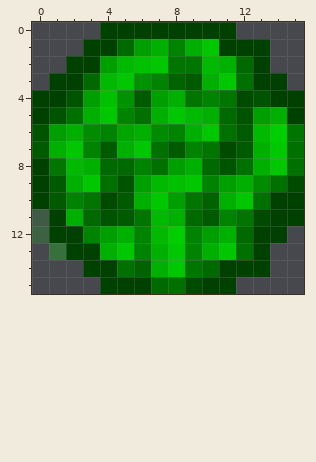
File history of a pixel-art sprite, Through The Hourglass.gmx/sprites/images/spr_pickler_0.png. The picture above was drawn from the file before the commit.
The file is 16x16 pixels. Pixels under 10% opacity are left out. Colours within 5 levels of each other are drawn and written as one.
The same view after the edit:
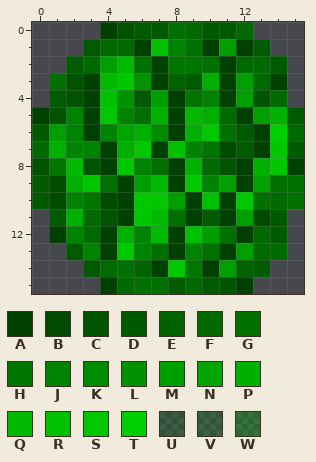
Palette (. is transparent): A #004000  B #004b00  C #005400  D #005a00  E #006300  F #006a00  G #007000  H #007600  J #008300  K #008b00  L #009200  M #009f00  N #00a500  P #00b000  Q #00b900  R #00c100  S #00c700  T #00ce00  U #00ff001b  V #00ff0023  W #00ff0039
Diff:
y 0: x 5..12 AAAAAAA. -> CDDGFDDF
y 1: x 3..4 AA -> DF; x 6..7 MP -> AR; x 9..11 PSA -> GAM; x 13 A -> D
y 2: x 2..3 AA -> DF; x 6..7 RS -> GA; x 10..11 QP -> GA; x 13..14 A. -> FD
y 3: x 1..3 AAF -> GCA; x 7 J -> A; x 11..13 SGA -> AMF
y 4: x 0..1 AA -> .D; x 3 M -> A; x 8 P -> A; x 11..12 HB -> AM; x 14..15 AA -> F.
y 5: x 2..3 GP -> JA; x 8 S -> A; x 12 C -> A; x 15 A -> D
y 6: x 0 C -> D; x 2..3 PK -> JA; x 8 J -> A; x 13 Q -> A; x 15 H -> F
y 7: x 0 D -> F; x 2 S -> J; x 4 D -> A; x 7..8 GD -> AR; x 13 P -> A; x 15 G -> D
y 8: x 0 A -> C; x 3..5 PFF -> CAS; x 8 M -> A; x 12 G -> A; x 15 G -> A
y 9: x 0..1 AD -> DB; x 5 C -> A; x 8 R -> A; x 12..13 PK -> AM; x 15 B -> G
y 10: x 0..1 AD -> DB; x 5..6 DP -> AS; x 9..11 HEP -> ARA; x 14..15 AA -> FG
y 11: x 0..1 UA -> .D; x 5..6 DH -> AS; x 8..9 PF -> GA; x 11..12 JH -> AM; x 14..15 AA -> D.
y 12: x 0 V -> .; x 2..4 AJM -> JFA; x 8..9 TJ -> AR; x 11..14 PFAA -> GAFD
y 13: x 1..4 WAAP -> .DJA; x 7..8 PS -> GA; x 10..14 PSGA. -> GAMFF
y 14: x 3..4 AA -> DF; x 7 P -> A; x 10..13 FAAA -> AMED
y 15: x 5..12 AAFGBAA. -> FGGDFDCA
Where, in picture pixels (left, top, right, bottom), the same in both pictures:
changed: (32, 22, 304, 294)
